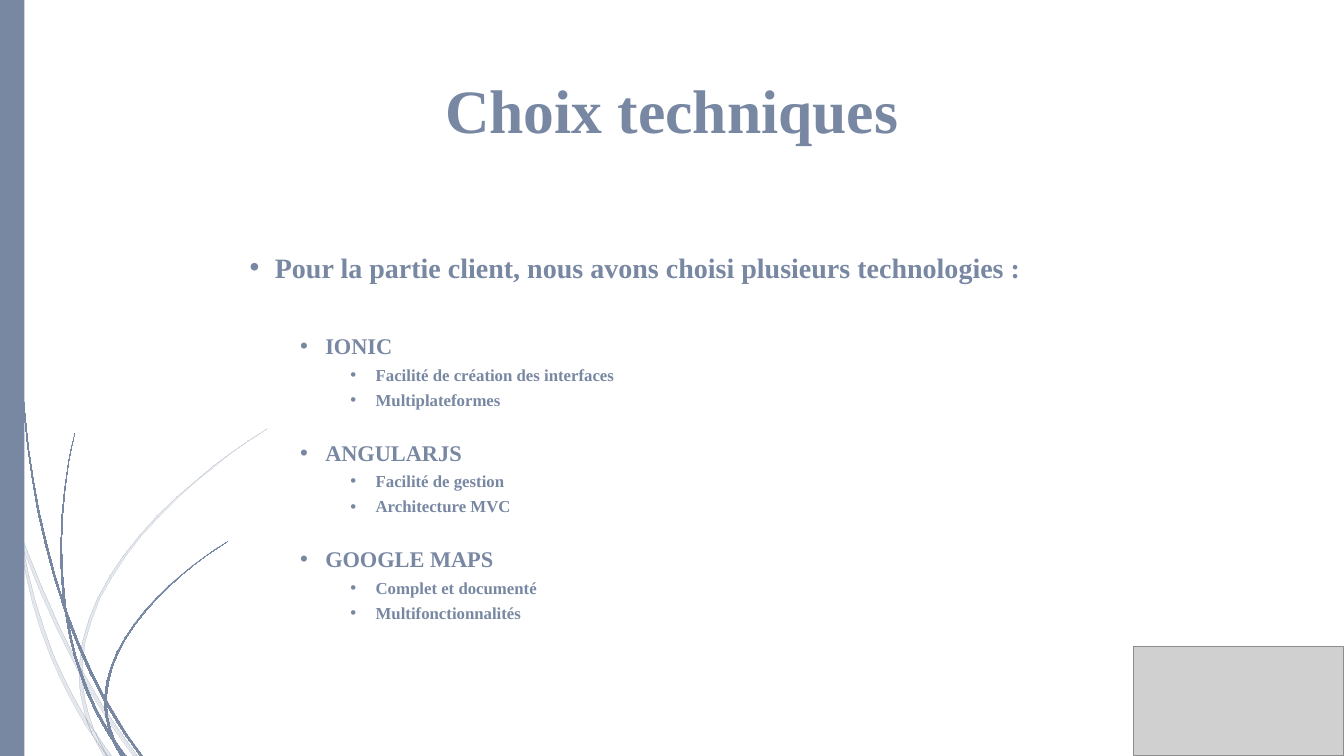
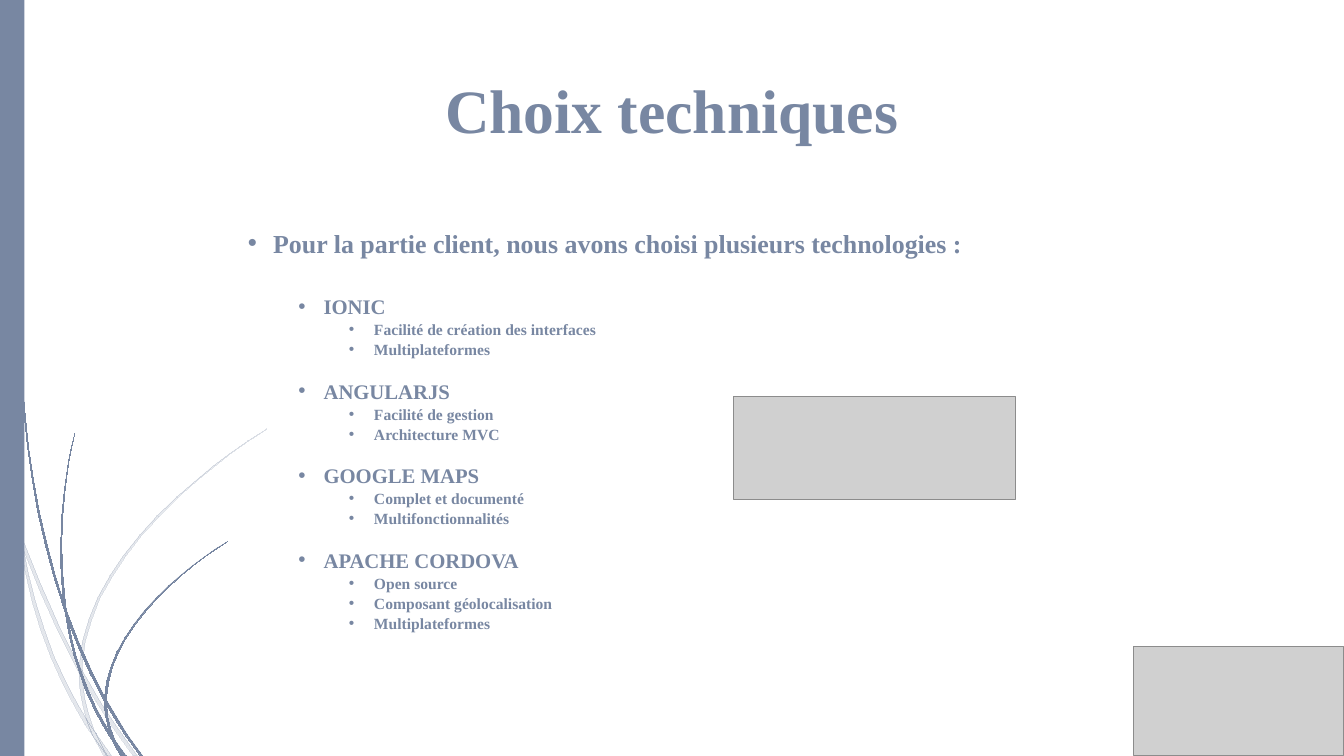
Before and after one commit to Lowxorx/webapprila, a slide deck: slide 5 of Documentation/Presentation/Projet web.pptx. Drawn at 1344x756 pixels with LibreOffice and Linux fonts; fonts in the diff are those of the drawing; grey boxes stand for pictures. Boxes give left, top, right and bottom in pixels: in the first picture for what was removed or moved away, otherwise in the second. Text is boxed around its words. In the diff, an @@ line names an element or a change of style, - is before the commit and + after.

```diff
--- a/Documentation/Presentation/Projet web.pptx
+++ b/Documentation/Presentation/Projet web.pptx
@@ text "Pour la partie client, nous ...": place and size @@
-text "Pour la partie client, nous ..." at <box>275,258,1003,619</box>
+text "Pour la partie client, nous ..." at <box>273,235,946,633</box>
@@ text at <box>273,235,946,524</box>: size 20 to 18.5 pt in "Pour la partie client, nous avons choisi ..."; size 16 to 14.8 pt in "IONIC", "ANGULARJS", "GOOGLE MAPS"; size 12 to 11.1 pt in "Facilité de création des interfaces", "Multiplateformes", "Facilité de gestion", "Architecture MVC" and 2 more places; line spacing 0.9 to 0.7 @@
@@ picture added at <box>734,397,1016,500</box> @@
@@ text at <box>324,554,552,633</box>: paragraphs added @@
+  • APACHE CORDOVA
+    • Open source
+    • Composant géolocalisation
+    • Multiplateformes
```
Also in this commit, not shown: 2 other slides changed.
